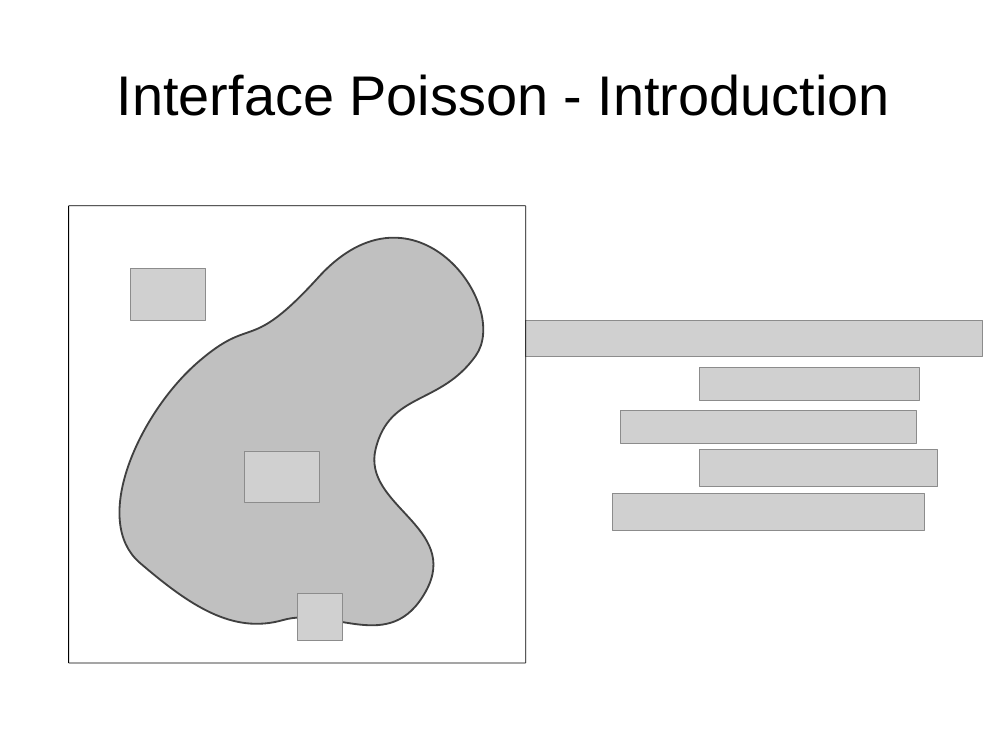
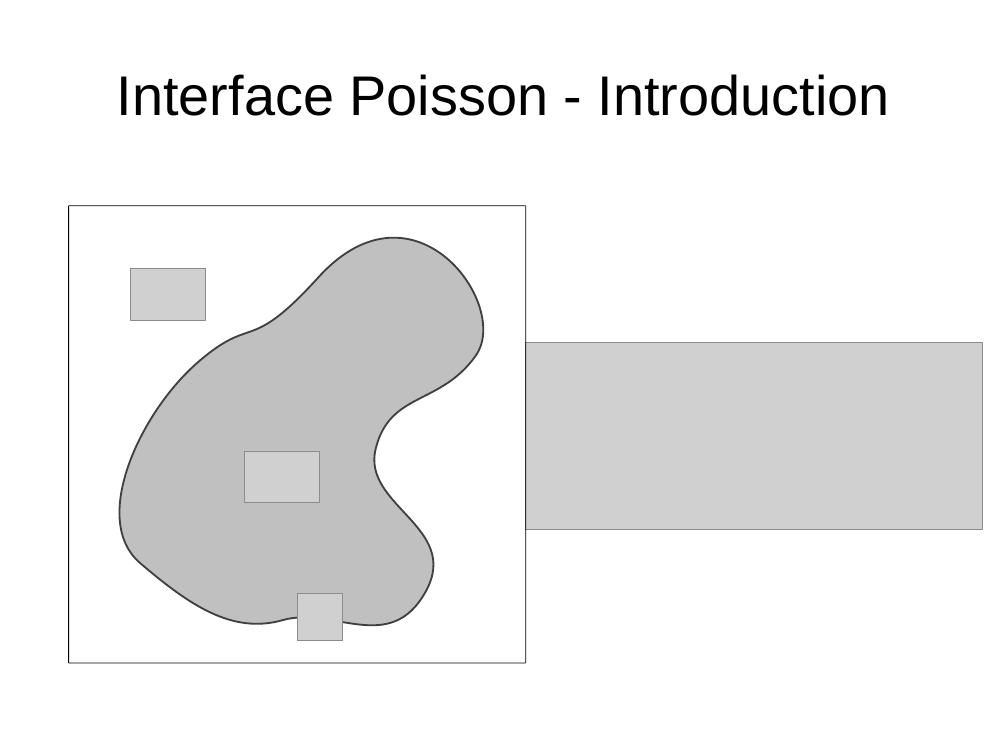
Before and after one commit to jhellrung/documents, a slide deck: slide 4 of presentations/sandia.2011.11.08/slides.odp. Drawn at 1008x756 pixels with LibreOffice and Linux fonts; fonts in the diff are those of the drawing; grey boxes stand for pictures. Boxes give left, top, right and bottom in pixels: in the first picture for what was removed or moved away, otherwise in the second. Text is boxed around its words. In the diff, an @@ line names an element or a change of style, - is before the commit and + after.

```diff
--- a/presentations/sandia.2011.11.08/slides.odp
+++ b/presentations/sandia.2011.11.08/slides.odp
@@ picture removed at <box>526,320,983,357</box> @@
@@ picture: place and size @@
-picture at <box>621,411,917,444</box>
+picture at <box>526,343,983,530</box>
@@ picture removed at <box>700,367,920,400</box> @@
@@ picture removed at <box>700,450,938,488</box> @@
@@ picture removed at <box>613,493,925,531</box> @@
```
Also in this commit, not shown: 9 other slides changed, 2 slides added.
